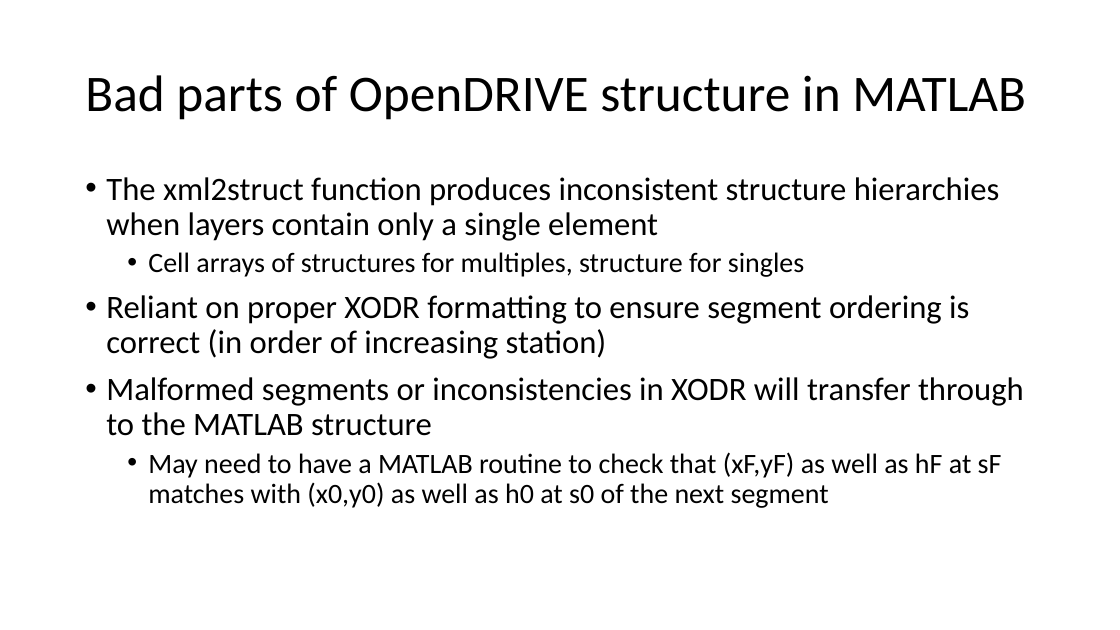
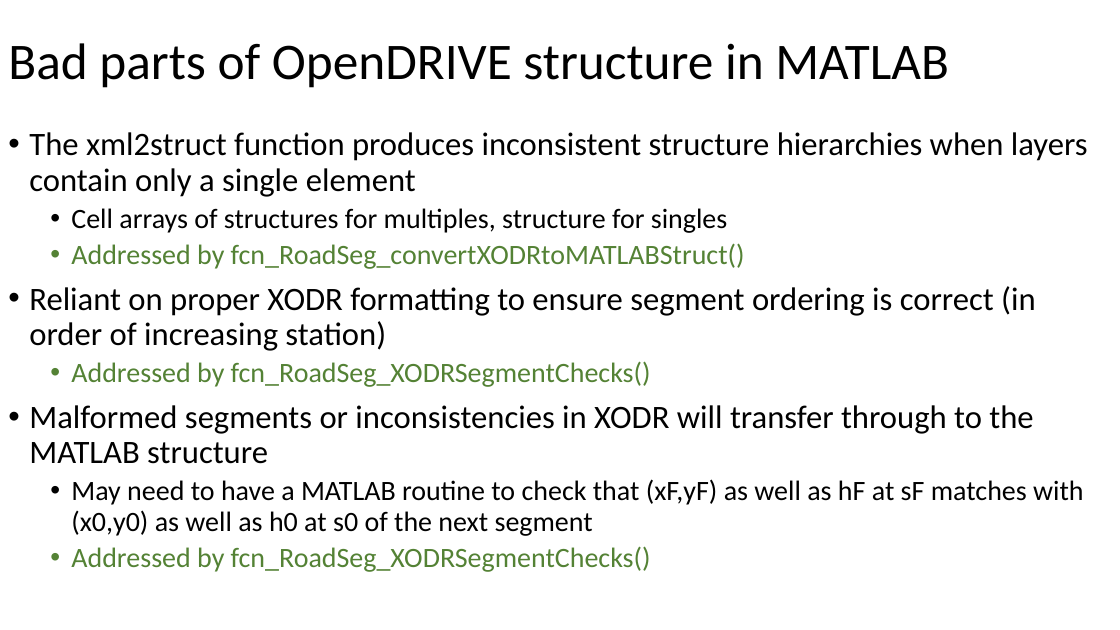
Before and after one commit to ivsg-psu/PathPlanning_MapTools_ParseXODR, a slide deck: slide 5 of Documents/OpenDRIVE-MATLAB.pptx. Drawn at 1120x630 pixels with LibreOffice and Linux fonts; fonts in the diff are those of the drawing. Boxes give left, top, right and bottom in pixels: in the first picture for what was removed or moved away, otherwise in the second. Text is boxed around its words. In the diff, an @@ line names an element or a change of style, - is before the commit and + after.

Commit message:
FEAT: Added code to check an XODR bounding box and fix it if it is not correct.

```diff
--- a/Documents/OpenDRIVE-MATLAB.pptx
+++ b/Documents/OpenDRIVE-MATLAB.pptx
@@ title "Bad parts of OpenDRIVE structure ...": place and size @@
-title "Bad parts of OpenDRIVE structure ..." at (85, 75, 1026, 120)
+title "Bad parts of OpenDRIVE structure ..." at (8, 43, 949, 88)
@@ text "The xml2struct function produces inconsistent ...": place and size @@
-text "The xml2struct function produces inconsistent ..." at (106, 177, 1024, 508)
+text "The xml2struct function produces inconsistent ..." at (29, 132, 1088, 572)
@@ text at (71, 243, 745, 269): paragraph added @@
+  • Addressed by fcn_RoadSeg_convertXODRtoMATLABStruct()
@@ text at (71, 361, 651, 387): paragraph added @@
+  • Addressed by fcn_RoadSeg_XODRSegmentChecks()
@@ text at (71, 546, 651, 572): paragraph added @@
+  • Addressed by fcn_RoadSeg_XODRSegmentChecks()
```
Also in this commit, not shown: 4 other slides changed, 3 other files.
